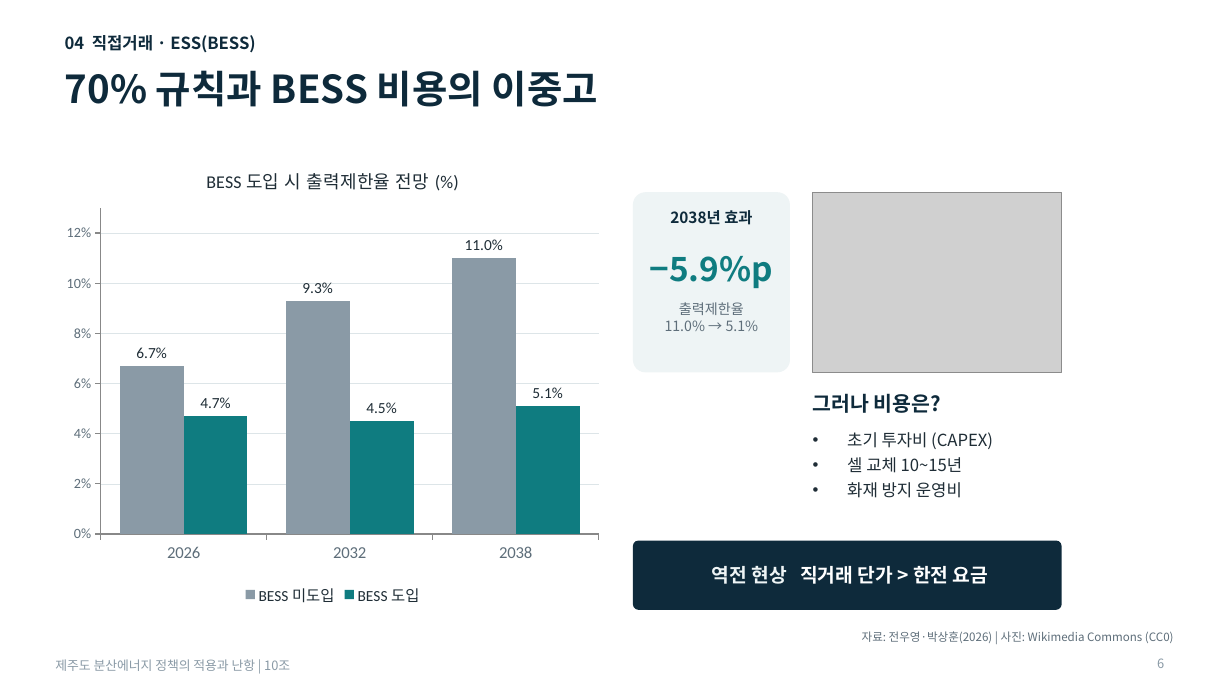
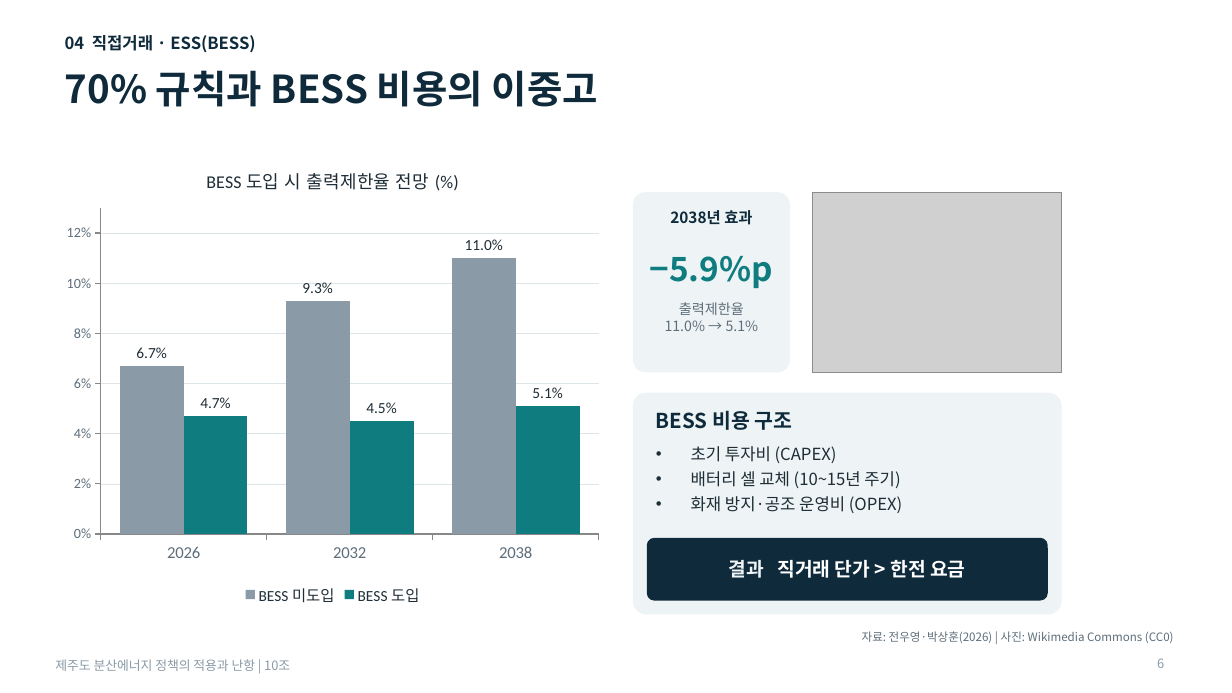
Before and after one commit to a44830300-arch/shaohong, a slide deck: slide 6 of 학업/전기/분산에너지_발표_수정본.pptx. Drawn at 1232x693 pixels with LibreOffice and Linux fonts; fonts in the diff are those of the drawing; grey boxes stand for pictures. Boxes give left, top, right and bottom in pixels: in the first picture for what was removed or moved away, otherwise in the second. Text is boxed around its words. In the diff, an @@ line names an element or a change of style, - is before the commit and + after.

```diff
--- a/학업/전기/분산에너지_발표_수정본.pptx
+++ b/학업/전기/분산에너지_발표_수정본.pptx
@@ rounded rectangle added at (x1=633, y1=393, x2=1062, y2=615), fill #EEF4F5 @@
@@ text at (x1=656, y1=410, x2=793, y2=430): text changed @@
-그러나 비용은?
+BESS 비용 구조
@@ text "초기 투자비 (CAPEX)" moved from (x1=847, y1=432, x2=993, y2=498) to (x1=691, y1=446, x2=902, y2=513) @@
@@ text at (x1=691, y1=471, x2=902, y2=513): text changed @@
-• 셀 교체 10~15년
-• 화재 방지 운영비
+• 배터리 셀 교체 (10~15년 주기)
+• 화재 방지·공조 운영비 (OPEX)
@@ rounded rectangle resized from (x1=633, y1=541, x2=1062, y2=610) to (x1=647, y1=538, x2=1048, y2=601) @@
@@ rounded rectangle at (x1=647, y1=538, x2=1048, y2=601): proportions changed @@
@@ text at (x1=729, y1=560, x2=965, y2=578): text changed @@
-역전 현상 직거래 단가 > 한전 요금
+결과 직거래 단가 > 한전 요금
```
